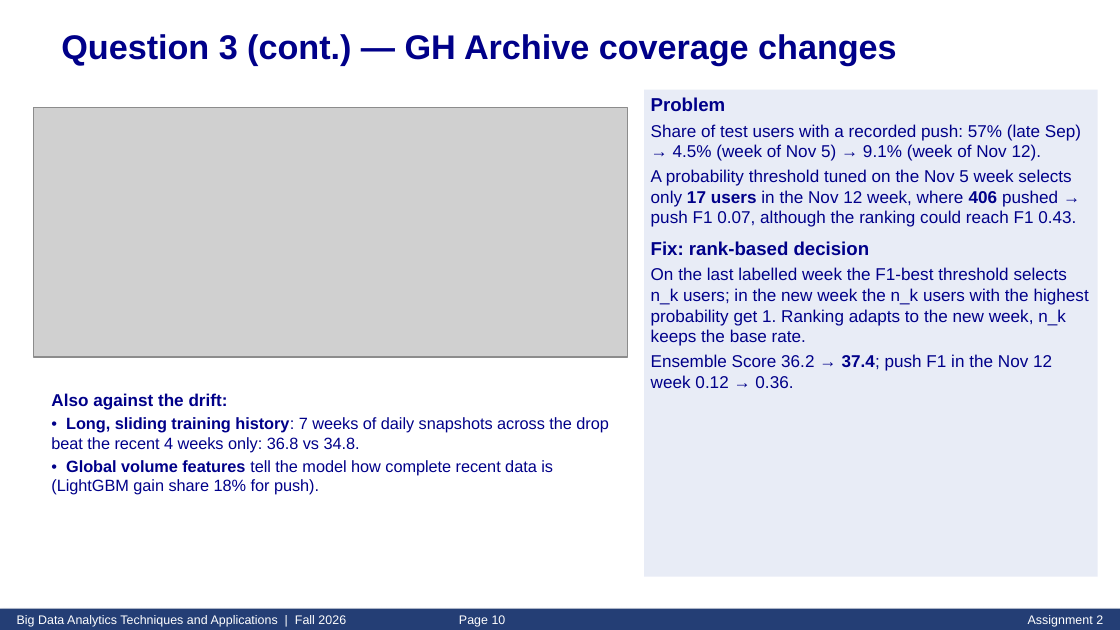
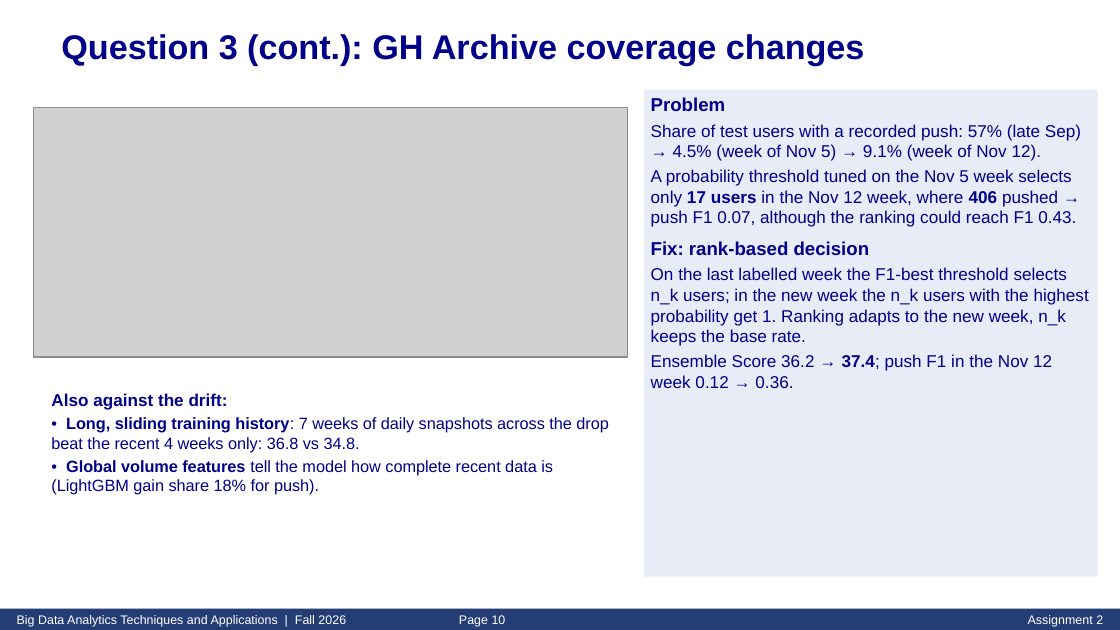
Before and after one commit to azamkhan555622848/LightGBM-and-the-graph-neural-network, a slide deck: slide 10 of slides/Asg2_413540002.pptx. Drawn at 1120x630 pixels with LibreOffice and Linux fonts; fonts in the diff are those of the drawing; grey boxes stand for pictures. Boxes give left, top, right and bottom in pixels: in the first picture for what was removed or moved away, otherwise in the second. Text is boxed around its words. In the diff, an @@ line names an element or a change of style, - is before the commit and + after.

```diff
--- a/slides/Asg2_413540002.pptx
+++ b/slides/Asg2_413540002.pptx
@@ text at (61,34,865,66): text changed @@
-Question 3 (cont.) — GH Archive coverage changes
+Question 3 (cont.): GH Archive coverage changes
```
Also in this commit, not shown: 10 other slides changed, 4 other files.
